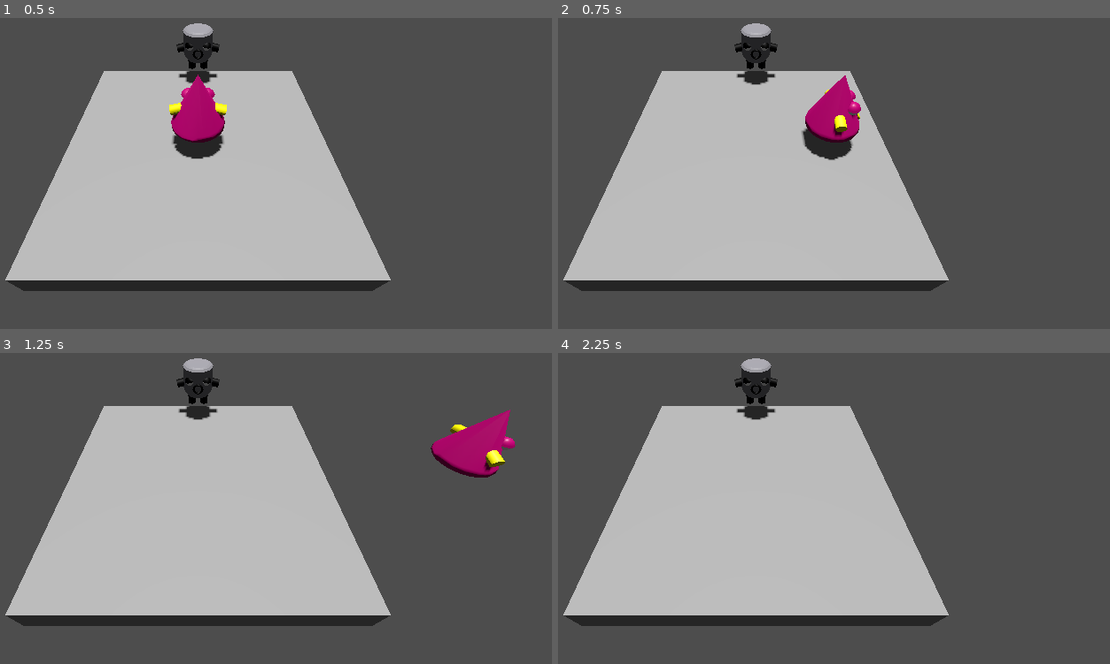
Above: before the commit, frames 1-4 (two rows, left to right).
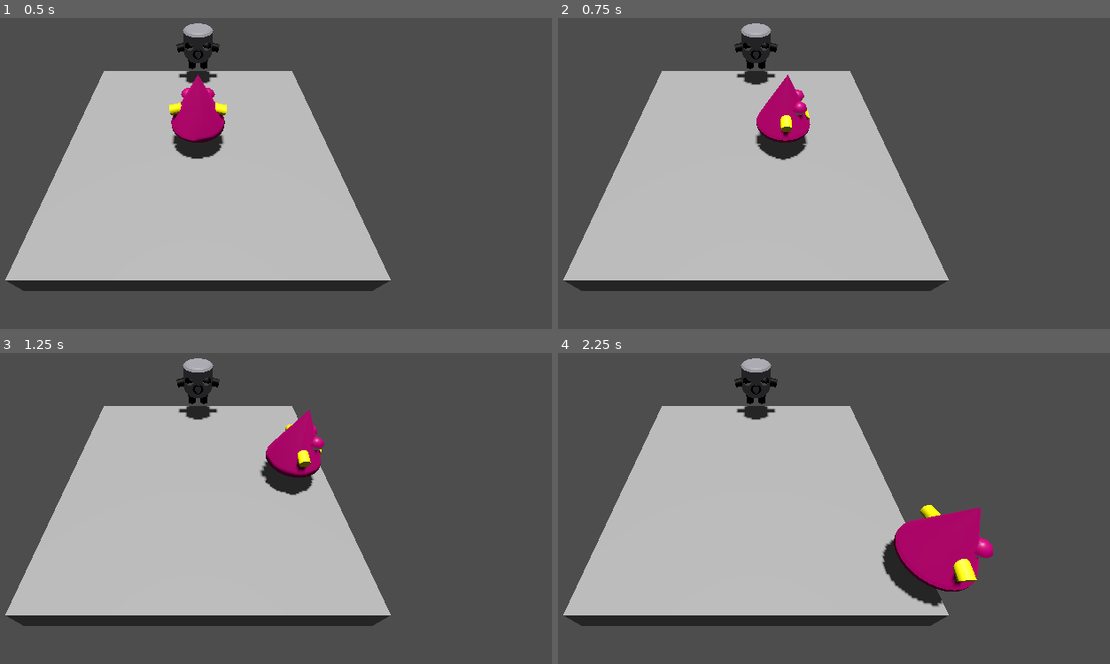
Above: after the commit, the same moments.

Repository: FrancisRave/ChantsOfTriangle
Game: Godot game, scene res://world.tscn
The game is run twice, just before and just after one commit, with the same random seed, the same clock (stepped at 60 frames per second) and the same inputs. The project has no main scene, so this scene is started directly.
Inputs:
- Up to frame 1 (0.5 s): no input
- Up to frame 2 (0.75 s): tap Enter at 0.5 s; hold D (move_right) from 0.53 s (still down)
- Up to frame 3 (1.25 s): keep holding D (move_right)
- Up to frame 4 (2.25 s): release D (move_right) at 1.28 s; hold S (move_down) 1.28-2.03 s; hold D (move_right) from 2.03 s (still down)

Frame 1 is identical in both runs. In frame 2, 3.7% of the frame differs, in the area x 35-55%, y 18-46%; in frame 3, 4.0%; in frame 4, 4.3%, in the area x 58-79%, y 48-82%.

Commit message:
emojis

Diff:
--- a/player.gd
+++ b/player.gd
@@ -1,7 +1,6 @@
 extends CharacterBody3D
 
-@export var speed = 14
-@export var fall_acceleration = 75
+@export var speed = 5
 
 var target_velocity = Vector3.ZERO
 
Binary file removed: Assets_emoji/eye-crossed.png
Binary file removed: Assets_emoji/rocket-lunch.png
Binary file removed: Assets_emoji/shopping-cart.png
Binary file added: emojis/bouffe/aubergine.png
Not shown, added: emojis/bouffe/aubergine.png.import
Binary file added: emojis/bouffe/poire.png
Not shown, added: emojis/bouffe/poire.png.import
Binary file added: emojis/bouffe/steak.png
Not shown, added: emojis/bouffe/steak.png.import
Binary file added: emojis/main/pouce_baisse.png
Not shown, added: emojis/main/pouce_baisse.png.import
Binary file added: emojis/main/pouce_doigt.png
(and 21 more such lines)
